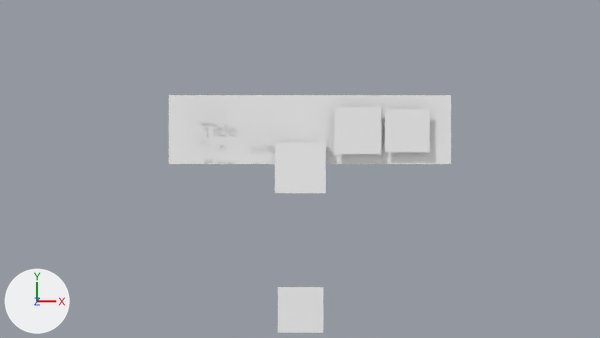
Renders of the Blender file menu.blend from each side of a commit.
The view is the same before and after, from the file's camera 'Camera'. Arrows for +X, +Y and +Z are at lower left; the lights stay in place. Text is drawn in Blender's own font. The same objects are shown in both versions, whatever each file hides.

Names of what the first picture shows: 'btn_home', 'btn_logic', 'btn_patterns', 'btn_play', 'canvas'.
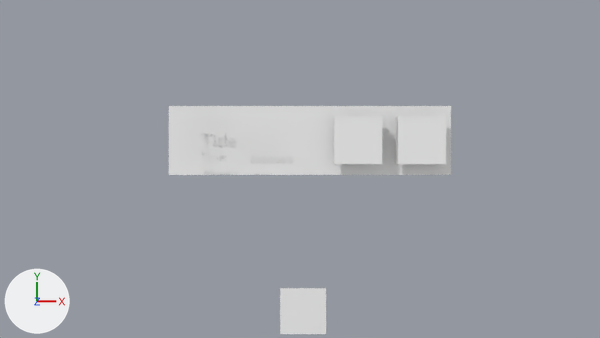
Commit message: Added buttons on challenge canvas and some logic..
refactored challenges canvas

Location of each change, (x1, y1, x2, y2) in pixels of the pictures (600 x 338 px):
'canvas', moved: before (169, 95, 451, 164); after (169, 106, 451, 175)
'btn_logic', reshaped, moved, rescaled: before (275, 142, 326, 193); after (396, 116, 446, 164)
'btn_play', reshaped, moved: before (334, 107, 381, 154); after (334, 116, 382, 164)
'btn_home', moved: before (278, 287, 323, 333); after (280, 288, 326, 334)
'btn_patterns', moved (not visible afterwards): before (385, 109, 430, 152)
'txt_title', moved: before (187, 105, 223, 119); after (187, 116, 223, 130)
'txt_time', moved: before (238, 129, 280, 136); after (238, 140, 280, 147)
'txt_moves_header', moved: before (190, 141, 223, 149); after (190, 152, 223, 160)
'txt_time_header', moved: before (189, 128, 215, 136); after (189, 139, 215, 147)
'txt_moves', moved: before (238, 141, 243, 150); after (238, 152, 243, 161)

Edits to the bpy script that builds the scene:
```text
Add me_cube_004:
    me_cube_004 = me_cube_002.copy(); me_cube_004.name = 'Cube.004'  # the mesh of ob_btn_logic
Change ob_btn_home:
    ob_btn_home.location: (0.01, -3.23, -1.27) -> (0.07, -3.25, -1.21)
Change ob_canvas:
    ob_canvas.location: (0.23, 0.89, -1.46) -> (0.23, 0.64, -1.46)
Change ob_btn_patterns:
    ob_btn_patterns.parent: ob_canvas -> ob_btn_logic
    ob_btn_patterns.matrix_parent_inverse: Matrix(((0.307, 0.0, 0.0, -0.0706), (0.0, 1.257, 0.0, -1.123), (0.0, 0.0, 1.257, 1.836), (0.0, 0.0, 0.0, 1.0))) -> Matrix(((1.863, 0.0, 0.0, -5.092), (0.0, 1.863, 0.0, -1.168), (0.0, 0.0, 6.845, 7.714), (0.0, 0.0, 0.0, 1.0)))
Change ob_btn_play:
    ob_btn_play: bpy.data.objects.new('btn_play', me_plane_001) -> bpy.data.objects.new('btn_play', me_cube_004)
    ob_btn_play.matrix_parent_inverse: Matrix(((0.307, 0.0, 0.0, -0.0706), (0.0, 1.257, 0.0, -1.123), (0.0, 0.0, 1.257, 1.836), (0.0, 0.0, 0.0, 1.0))) -> Matrix(((0.307, 0.0, 0.0, -0.0706), (0.0, 1.257, 0.0, -0.808), (0.0, 0.0, 1.257, 1.836), (0.0, 0.0, 0.0, 1.0)))
    ob_btn_play.location: (1.321, 0.862, -1.273) -> (1.307, 0.627, -1.127)
Change ob_btn_logic:
    add ob_btn_logic.parent = ob_canvas
    add ob_btn_logic.matrix_parent_inverse = Matrix(((0.307, 0.0, 0.0, -0.0706), (0.0, 1.257, 0.0, -0.808), (0.0, 0.0, 1.257, 1.836), (0.0, 0.0, 0.0, 1.0)))
    ob_btn_logic.location: (0.00868, 0.012, -1.273) -> (2.733, 0.627, -1.127)
    ob_btn_logic.scale: (0.578, 0.578, 0.101) -> (0.537, 0.537, 0.146)
```
